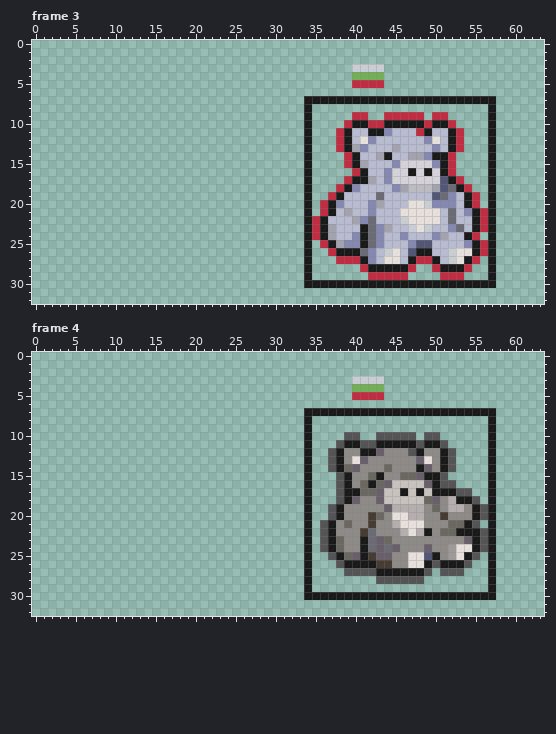
One commit to this pixel-art file: sprites/commandoitems.ase. The picture above was drawn from the file before the commit.
64x33 pixels, 16 frames. Pixels under 10% opacity are left out. Colours within 5 levels of each other are drawn and written as one. Shown: frame 3, frame 4. The commit also changed other frames, which this record leaves out.
After the commit:
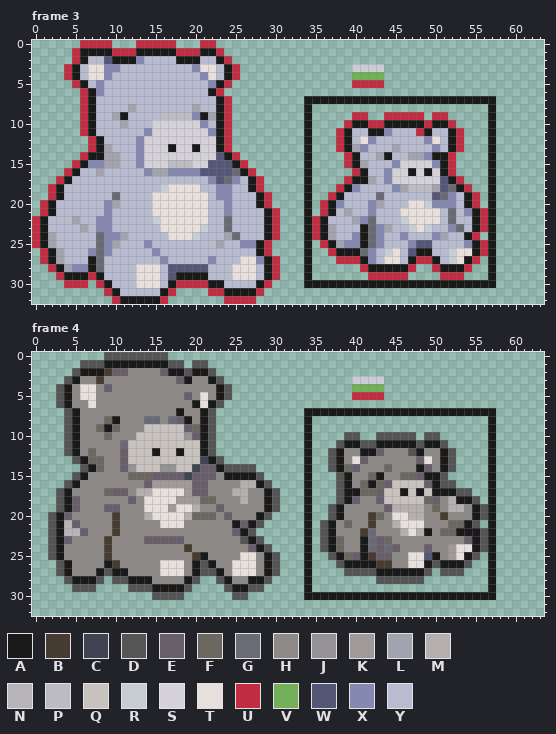
Palette (. is transparent): A #1a1a1a  B #463c31  C #404452  D #555555  E #695f6b  F #6b6861  G #6a6b75  H #8e8a87  J #959295  K #9f9a98  L #a2a3ae  M #b4afae  N #b7b4b8  P #bcbbc2  Q #c8c2bf  R #c8ccd3  S #d4d1d9  T #e6dfdc  U #c02c41  V #73af58  W #535675  X #8588b0  Y #b9bcd1
The exact change:
layer "returnsref" now shown
Frame 3, layer "returnsref":
y 0: x 6..9 .... -> UUUU; x 13..17 ..... -> UUUUU; x 21..22 .. -> UU
y 1: x 5..23 ................... -> UAAAAUUUAAAAAUUUAAU
y 2: x 5..24 .................... -> UAYYWAAAXYYYYAAAYYAU
y 3: x 4..25 ...................... -> UAYTTXXYYYYYYYYYXTTYAU
y 4: x 4..25 ...................... -> UAYTTXYYYYYYYYYYYXTYAU
y 5: x 5..24 .................... -> UAYXYYYYYYYYYYYYYXAU
y 6: x 6..23 .................. -> UAXYYYYYYYYYYYYYAU
y 7: x 6..24 ................... -> UAYYYYYYYYYYYYYYYAU
y 8: x 6..24 ................... -> UAYYYYLYYYYYYYLYYAU
y 9: x 6..24 ................... -> UAYYLAYYYYPPPPXALAU
y 10: x 6..24 ................... -> UAYYYLYYYSSSSSSXYAU
y 11: x 6..24 ................... -> UAYYYYYYXSSSSSSSXAU
y 12: x 7..24 .................. -> UAYYYYXSSSSSSSSSAU
y 13: x 7..24 .................. -> UALYYYXSSSASSASSAU
y 14: x 6..25 .................... -> UAALLYYXSSSSSSSSSWAU
y 15: x 5..26 ...................... -> UAXXLLYYXSSSPPPSSWWWAU
y 16: x 4..27 ........................ -> UAYYLYYYYYXLLXXXXWWWWGAU
y 17: x 3..28 .......................... -> UAYYYYYYYYYYYYYYYYYXWGXYAU
y 18: x 2..28 ........................... -> UAYYYYYYYYYYYYRTTTTYYXXYYAU
y 19: x 2..29 ............................ -> UAYYYYYYGYYYYTTTTTTTYXXYYYAU
y 20: x 1..29 ............................. -> UAYYYYYYXLYYYYTTTTTTTYYXYYYAU
y 21: x 1..30 .............................. -> UAYYYYYYXYYYYYTTTTTTTYYXYYYYAU
y 22: x 0..30 ............................... -> UAYYYLYYXXYYYYYRTTTTTTYYGYYYYAU
y 23: x 0..30 ............................... -> UAYYYYLYXXYYYYYYTTTTTRYYGYYYYAU
y 24: x 0..30 ............................... -> UALYYYYYGXXLYYYYYTTTRYYYLGYYYAU
y 25: x 0..29 .............................. -> UALYYYYYGXLYYYXYYYYYYYYLYYXXAU
y 26: x 1..29 ............................. -> UALYYYXGXYYYYYXYYYYYYYYYYYYAU
y 27: x 1..30 .............................. -> UALYYYAGYYYYYYYXYYYYYXYYYTTXAU
y 28: x 2..30 ............................. -> UALXXAGYYYYTTTYWWWWWYYYTTTYAU
y 29: x 3..30 ............................ -> UAAAUAYYYYTTTYWAAAAYYYTTTYAU
y 30: x 4..6 ... -> UUU; x 8..29 ...................... -> UAYYYTTTYAUUUUAAYYYYAU
y 31: x 9..17 ......... -> UAYYYYYAU; x 22..28 ....... -> UUAAAAU
y 32: x 10..16 ....... -> UAAAAAU; x 24..27 .... -> UUUU
Frame 4, layer "returnsref":
y 0: x 9..16 ........ -> DDDDDDDD
y 1: x 6..18 ............. -> DDDAAAAAAAADD; x 20..21 .. -> DD
y 2: x 5..22 .................. -> DAAABEEHHHHEAADAAD
y 3: x 4..23 .................... -> DAHHBHHHHHHHHHEAHHAD
y 4: x 3..24 ...................... -> DAHTTHEHHHHHHHHHHHHHAD
y 5: x 3..24 ...................... -> DAHTTHHHHHHHHHHHEHTHAD
y 6: x 3..23 ..................... -> DAHHTHHHHHHHHHHHHATAD
y 7: x 4..22 ................... -> DAHHHHHHHHHHHHAHHAD
y 8: x 4..22 ................... -> DAHHHFAHHHGGHGEAHAD
y 9: x 4..22 ................... -> DAHHFAFHHHQQQQQEFAD
y 10: x 4..22 ................... -> DAHHHFHHHQQQQQQJEAD
y 11: x 4..22 ................... -> DAHHHHHGQQQQQQQQQAD
y 12: x 4..22 ................... -> DAHFHHHEQQQAQQAQQAD
y 13: x 5..23 ................... -> DAFFHHEQQQQQQQQQCAD
y 14: x 6..27 ...................... -> DAFHHEJQQQJJQQCEEADDDD
y 15: x 5..28 ........................ -> DAHHHHHFFFEEEECEEEHAAAAD
y 16: x 4..29 .......................... -> DAHHHHHHHHEKKKKKEEHHHHMMAD
y 17: x 3..30 ............................ -> DAHHHHFEEHMMTTTTKEEHHHMMHHAD
y 18: x 3..30 ............................ -> DAEHHHHHHEHTTTTKKKFFHHHMHHAD
y 19: x 3..30 ............................ -> DAEHHHEEHHHTTTKTTMHHEHHHHHAD
y 20: x 2..29 ............................ -> DAEHHHHHBHHHMTTTTMFFFHEHHHAD
y 21: x 2..28 ........................... -> DANEHHHHBHHHHHTTTHHHHHHAEAD
y 22: x 2..27 .......................... -> DANNEHHHBHHHHHHHHHHHHHHEAD
y 23: x 2..28 ........................... -> DAEHHHHBHHHHEEEEEHHHHHHHDAD
y 24: x 2..29 ............................ -> DAHHHHHBHHHHHHHHHBHHHHHHHEAD
y 25: x 2..30 ............................. -> DAHHHHHBHHHHHHHHHHBAHHHHTTHAD
y 26: x 3..30 ............................ -> DAHHHHABHHHHHTTTHADAHHTTTHAD
y 27: x 3..30 ............................ -> DAHHHADAAHHHHTTTHADDAHTTTHAD
y 28: x 4..8 ..... -> DAAAD; x 10..20 ........... -> DDAAAHHHHAD; x 23..29 ....... -> DAHHAAD
y 29: x 5..7 ... -> DDD; x 12..19 ........ -> DDDAAAAD; x 24..28 ..... -> DAADD
y 30: x 15..18 .... -> DDDD; x 25..26 .. -> DD
Boxes around the changes in both pictures, in picture pixels (x1, y1, x2, y2):
added: (32, 40, 280, 304)
added: (48, 352, 280, 600)
